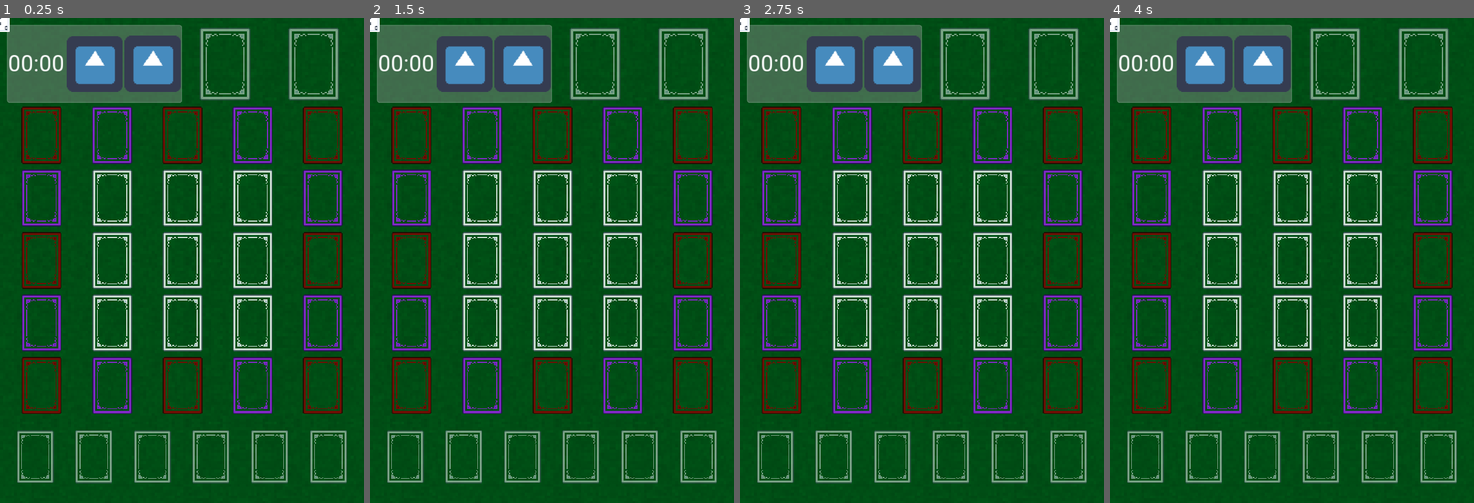
Above: before the commit, frames 1-4 (left to right).
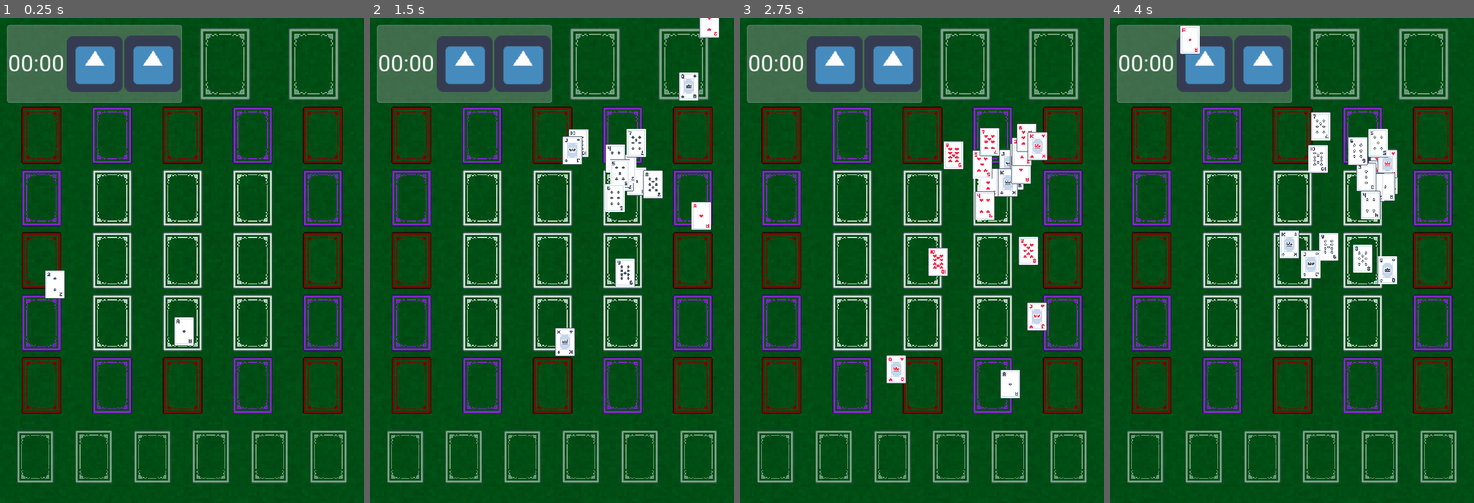
Above: after the commit, the same moments.

Repository: ExplosiveEggshells/godot-gridcannon
Game: Godot game, scene res://scenes/Game.tscn
Same seed, same stepped clock (60 frames per second), same inputs: the game is played once before the commit and once after it. The engine's default icon, where the game draws it, is replaced by a stand-in: a white triangle on a blue panel in a dark square.
Inputs (mouse positions are in pixels of both pictures, inside the frame that each line leads up to):
- Up to frame 1 (0.25 s): no input
- Up to frame 2 (1.5 s): click (410, 134) at 0.52 s; click (464, 61) at 1.25 s
- Up to frame 3 (2.75 s): click (892, 61) at 2 s
- Up to frame 4 (4 s): click (1335, 61) at 2.77 s; click (1423, 61) at 3.52 s

The runs differ from the first frame. In frame 1, 0.7% of the frame differs, in the area x 0-54%, y 0-68%; in frame 2, 3.8%; in frame 3, 4.5%, in the area x 0-85%, y 0-79%; in frame 4, 4.4%.

Commit message:
Animated fly in for virtual decks and cards

Diff:
--- a/scenes/DeckFrame.tscn
+++ b/scenes/DeckFrame.tscn
@@ -3,17 +3,16 @@
 [ext_resource path="res://scripts/DeckFrame.gd" type="Script" id=1]
 [ext_resource path="res://assets/sprites/cards/card_back_frame.png" type="Texture" id=2]
 
-[node name="DeckFrame" type="TextureRect"]
+[node name="DeckFrame" type="TextureButton"]
 modulate = Color( 1, 1, 1, 0.482353 )
 margin_right = 64.0
 margin_bottom = 128.0
 rect_min_size = Vector2( 64, 64 )
-rect_pivot_offset = Vector2( 32, 64 )
 size_flags_horizontal = 7
 size_flags_vertical = 7
-texture = ExtResource( 2 )
+texture_normal = ExtResource( 2 )
 expand = true
-stretch_mode = 6
+stretch_mode = 5
 script = ExtResource( 1 )
 
 [node name="RepivotTimer" type="Timer" parent="."]
--- a/scenes/Game.tscn
+++ b/scenes/Game.tscn
@@ -180,3 +180,10 @@
 
 [node name="VirtualDeck" parent="." instance=ExtResource( 4 )]
 position = Vector2( 582, 311 )
+
+[node name="Timer" type="Timer" parent="."]
+wait_time = 0.1
+one_shot = true
+autostart = true
+
+[connection signal="timeout" from="Timer" to="." method="_on_Timer_timeout"]
--- a/scripts/Card.gd
+++ b/scripts/Card.gd
@@ -1,6 +1,5 @@
 extends Position2D
 
-export(float) var fly_speed = 30
 
 var suit : int
 var value : int
@@ -10,17 +9,24 @@
 var desired_position = Vector2.ZERO
 var card_sprite : Sprite
 
+var fly_lerp_rate = 1.8
+var fly_budge = 0.05
+
 func _ready():
 	card_sprite = $CardSprite
 
 func _process(delta):
-	pass
+	if (position != desired_position):
+		position = position.linear_interpolate(desired_position, fly_lerp_rate * delta)
+		position = position.move_toward(desired_position, fly_budge)
 
 func SetCard(var _suit : int, var _value : int, var royal_color = Color.lightgoldenrod):
 	suit = _suit
 	value = _value
 
-	print("res://assets/sprites/cards/card_" + str(suit) + "_" + str(value) + ".png")
 	face_texture = load("res://assets/sprites/cards/card_" + str(suit) + "_" + str(value) + ".png")
 	back_texture = GameManager.card_back
 	$CardSprite.texture = face_texture
+
+func SetFaceUp(var is_face_up : bool):
+	$CardSprite.texture = face_texture if is_face_up else back_texture
--- a/scripts/DeckFrame.gd
+++ b/scripts/DeckFrame.gd
@@ -1,7 +1,8 @@
-extends TextureRect
+extends TextureButton
 
 func _ready():
 	$RepivotTimer.connect("timeout", self, "UpdatePivot")
+	connect("button_down", self, "TestControl")
 	$RepivotTimer.start()
 
 func UpdatePivot():
--- a/scripts/Game.gd
+++ b/scripts/Game.gd
@@ -3,9 +3,31 @@
 export(PackedScene) var card_scene
 var rng = RandomNumberGenerator.new()
 
+var suit = 1
+var value = 1
+
 func _ready():
+	rng = RandomNumberGenerator.new()
+
+
+
+func _on_Timer_timeout():
+	var next_spawn_pos = Vector2.ZERO
+	next_spawn_pos.x = rng.randi_range(0, rect_size.x)
+	next_spawn_pos.y = rng.randi_range(0, rect_size.y)
+
 	var next_card = card_scene.instance()
-	next_card.SetCard(1, 3)
+	next_card.SetCard(suit, value)
 	add_child(next_card)
 
+	next_card.position = next_spawn_pos
+
 	$VirtualDeck.PushCard(next_card)
+
+	value += 1
+	if (value > 13):
+		value = 1
+		suit += 1
+
+	if (suit < 5):
+		$Timer.start()
--- a/scripts/VirtualDeck.gd
+++ b/scripts/VirtualDeck.gd
@@ -4,8 +4,6 @@
 
 var associated_frame : TextureRect
 var card_stack = []
-
-# Called when the node enters the scene tree for the first time.
 func _ready():
 	pass # Replace with function body.
 
@@ -13,7 +11,8 @@
 	card.desired_position = position
 	card_stack.push_back(card)
 
-
-# Called every frame. 'delta' is the elapsed time since the previous frame.
-#func _process(delta):
-#	pass
+	# Assign z-indices so the bottom most card (index 0) has the lowest index. Last element
+	# should have a z-index of -1.
+	var current_size = card_stack.size()
+	for i in current_size:
+		card_stack[i].z_index = base_z_index + i
